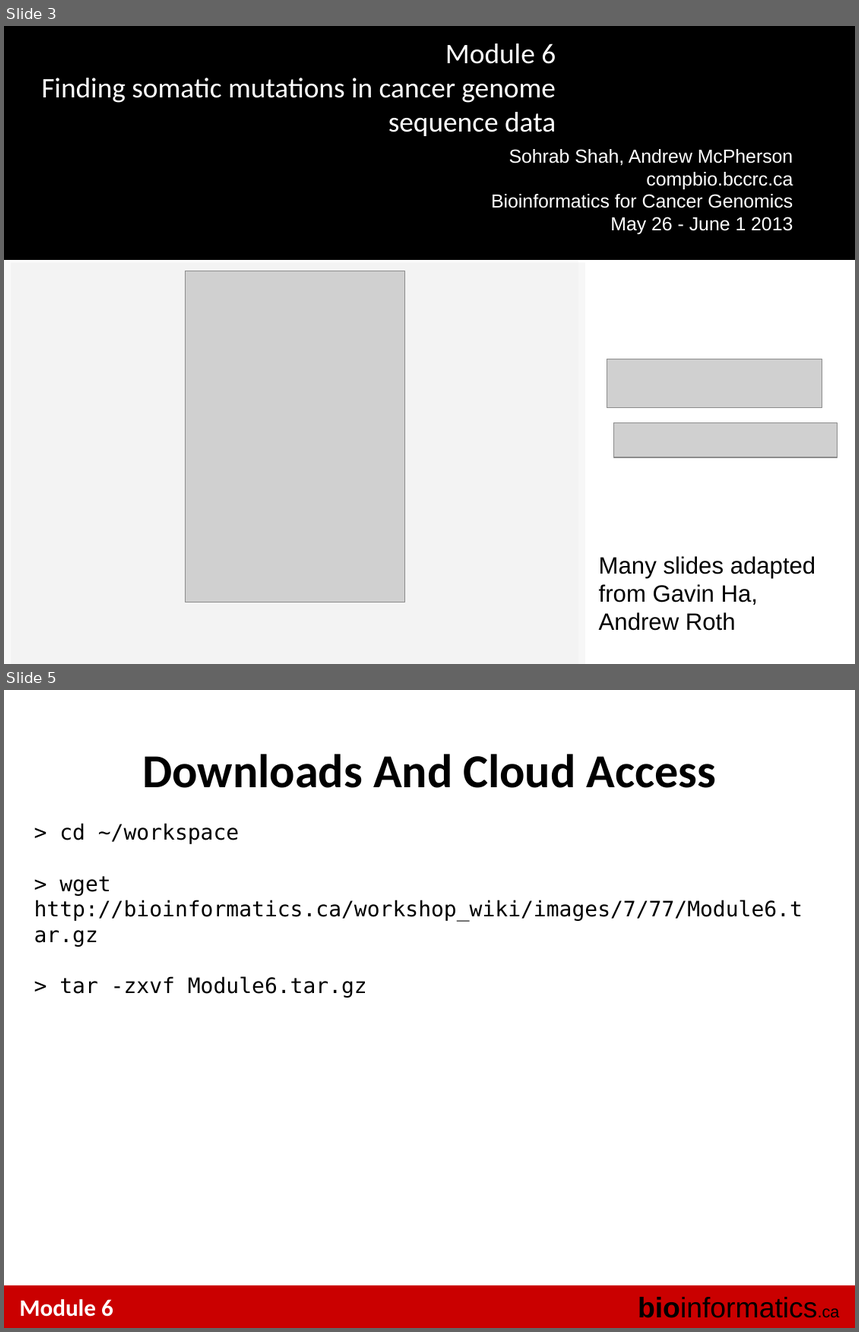
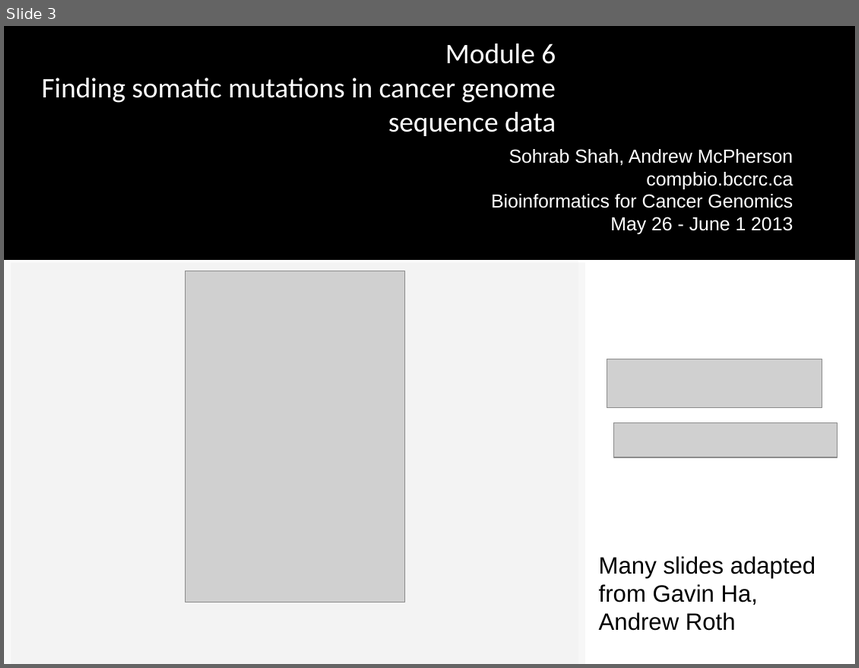
Before and after one commit to tinyheero/BICG-2016, a slide deck: snvs/content/BiCG_2012_Module6_Lab_shah.ppt. Shown one above the other, each under a label of ours: slides 3 and 5 before the commit, slide 3 after it; the slides between them are not shown. The pictures are 859x1332 and 859x668 pixels, drawn with LibreOffice and Linux fonts; fonts in the diff are those of the drawing; grey boxes stand for pictures; background and template pictures are left out. Boxes give left, top, right and bottom in pixels: in the first picture for what was removed or moved away, otherwise in the second. Text is boxed around its words. In the diff, an @@ line names an element or a change of style, - is before the commit and + after.

```diff
--- a/snvs/content/BiCG_2012_Module6_Lab_shah.ppt
+++ b/snvs/content/BiCG_2012_Module6_Lab_shah.ppt
@@ slide 5 removed at [4, 690, 855, 1328], background #FFFFFF @@
@@ text removed at [142, 754, 716, 788] @@
-Downloads And Cloud Access
@@ text removed at [34, 823, 803, 998] @@
-> cd ~/workspace
-> wget http://bioinformatics.ca/workshop_wiki/images/7/77/Module6.tar.gz
-> tar -zxvf Module6.tar.gz
@@ rectangle removed at [4, 1286, 855, 1328] @@
@@ text removed at [19, 1300, 113, 1317] @@
-Module 6
@@ text removed at [638, 1297, 840, 1319] @@
-bioinformatics.ca
```
Also in this commit, not shown: 15 slides changed, 4 slides added, 7 other slides removed.
